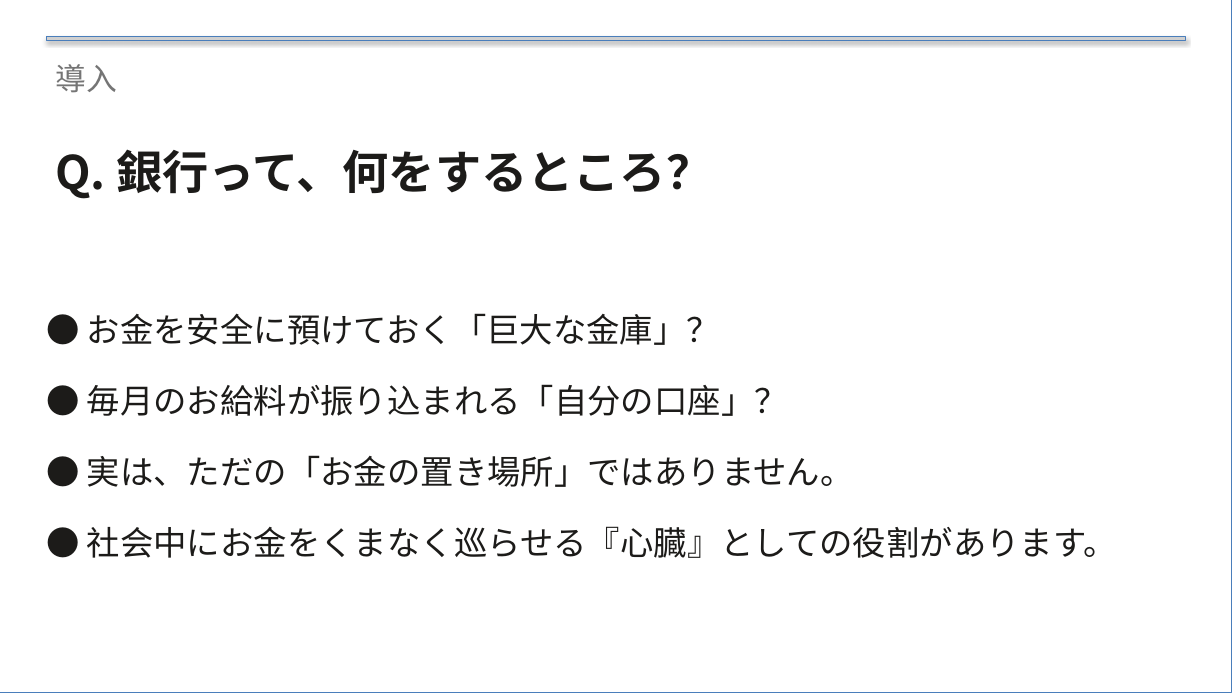
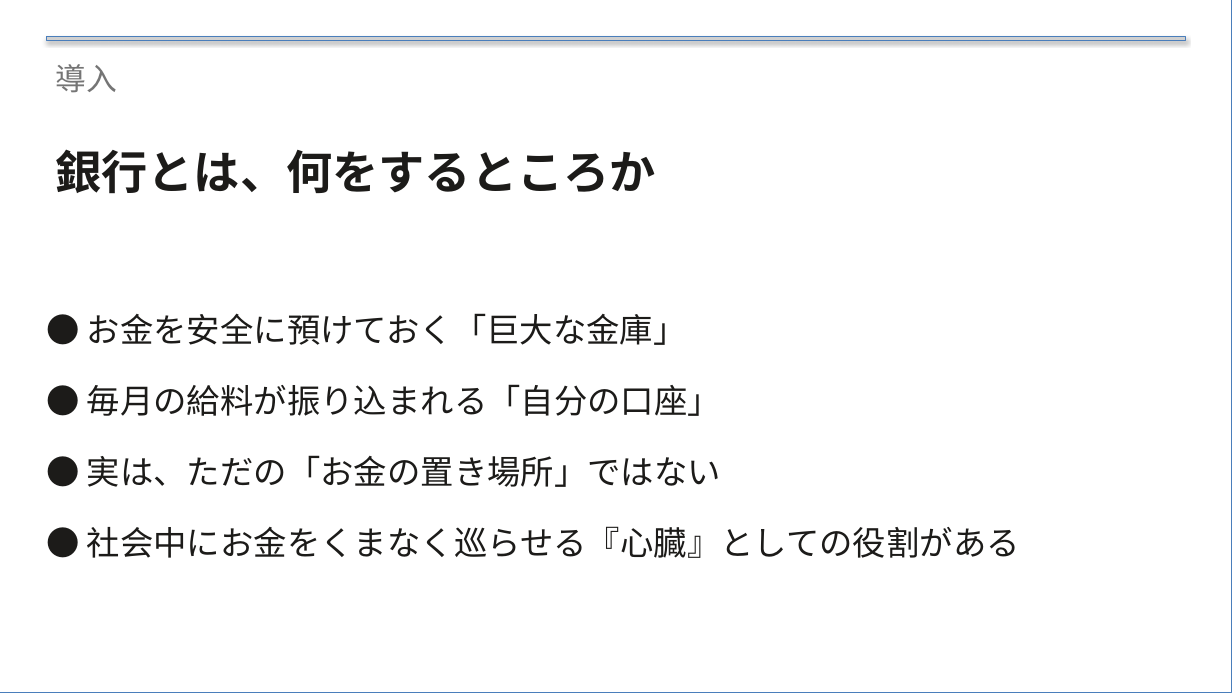
Before and after one commit to xilicrysta/bank-pptx, a slide deck: slide 2 of bank-normal/bank_normal_presentation.pptx. Drawn at 1232x693 pixels with LibreOffice and Linux fonts; fonts in the diff are those of the drawing. Boxes give left, top, right and bottom in pixels: in the first picture for what was removed or moved away, otherwise in the second. Text is boxed around its words. In the diff, an @@ line names an element or a change of style, - is before the commit and + after.

Commit message:
壁打ちによる内容の大幅修正
chapterのデザイン追加
前半に全体感を凝縮し、後半にかけて新規追加項目

```diff
--- a/bank-normal/bank_normal_presentation.pptx
+++ b/bank-normal/bank_normal_presentation.pptx
@@ text "導入" at bbox=[55, 64, 117, 93]: font Noto Sans CJK JP to Arial @@
@@ text at bbox=[55, 149, 656, 194]: text changed; font Noto Sans CJK JP to Arial @@
-Q. 銀行って、何をするところ？
+銀行とは、何をするところか
@@ text at bbox=[87, 313, 1020, 558]: text changed; font Noto Sans CJK JP to Arial @@
-● お金を安全に預けておく「巨大な金庫」？
-● 毎月のお給料が振り込まれる「自分の口座」？
-● 実は、ただの「お金の置き場所」ではありません。
-● 社会中にお金をくまなく巡らせる『心臓』としての役割があります。
+● お金を安全に預けておく「巨大な金庫」
+● 毎月の給料が振り込まれる「自分の口座」
+● 実は、ただの「お金の置き場所」ではない
+● 社会中にお金をくまなく巡らせる『心臓』としての役割がある
```
Also in this commit, not shown: 21 other slides changed, 8 slides added, 6 slides removed, 4 other files.
